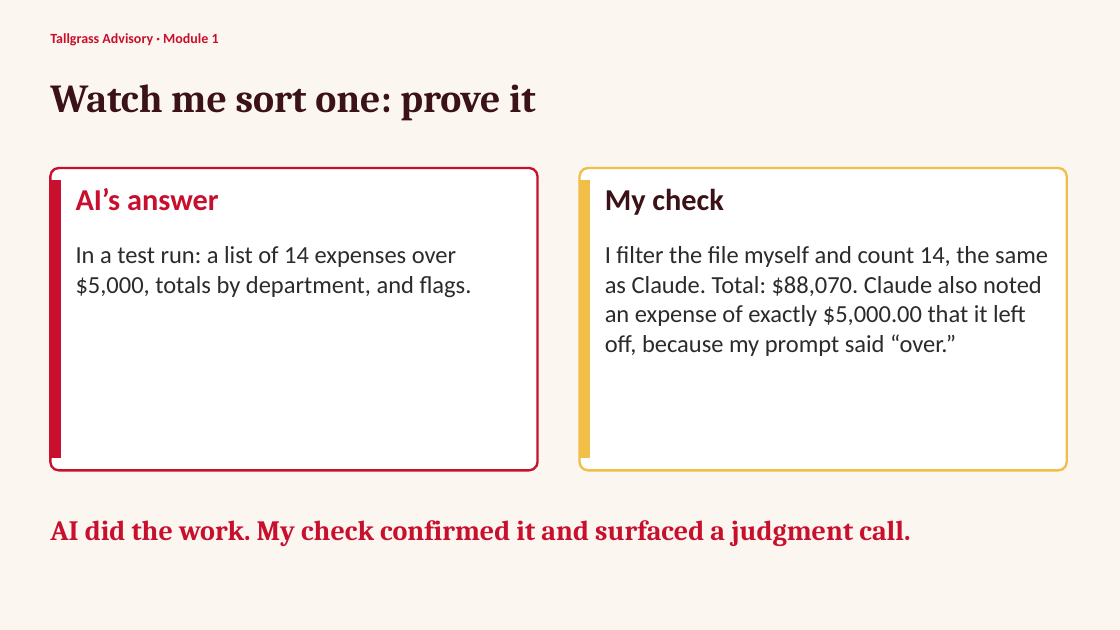
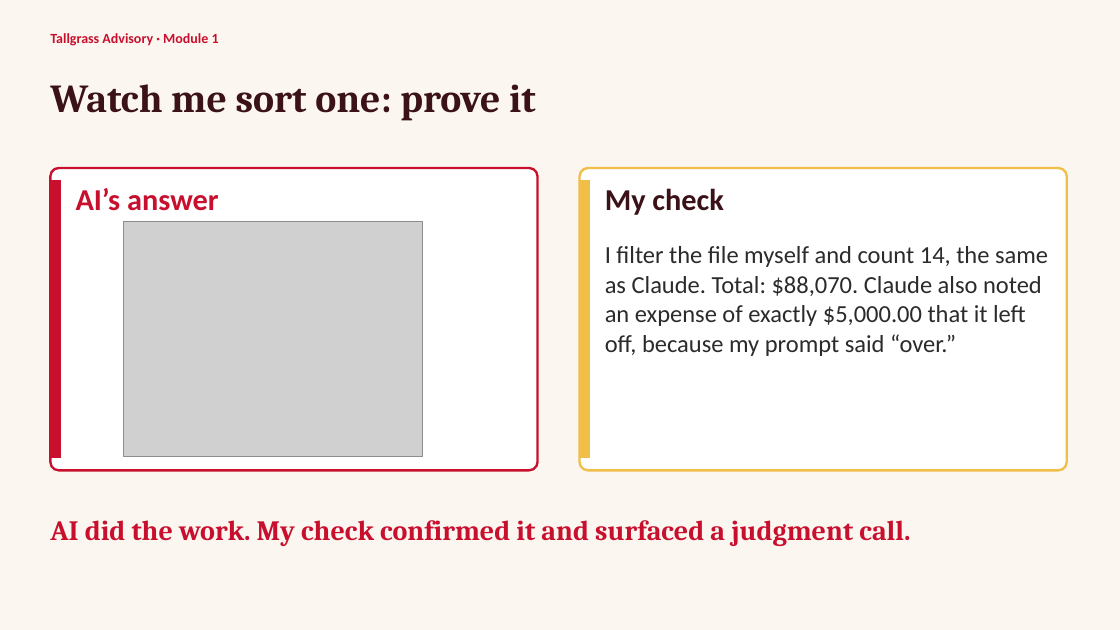
Before and after one commit to bradtrinkle/acct4420-course, a slide deck: slide 8 of downloads/module-1-slides.pptx. Drawn at 1120x630 pixels with LibreOffice and Linux fonts; fonts in the diff are those of the drawing; grey boxes stand for pictures. Boxes give left, top, right and bottom in pixels: in the first picture for what was removed or moved away, otherwise in the second. Text is boxed around its words. In the diff, an @@ line names an element or a change of style, - is before the commit and + after.

```diff
--- a/downloads/module-1-slides.pptx
+++ b/downloads/module-1-slides.pptx
@@ picture added at <box>124,222,423,456</box> @@
@@ text removed at <box>76,246,472,298</box> @@
-In a test run: a list of 14 expenses over $5,000, totals by department, and flags.
```
Also in this commit, not shown: 1 other slide changed.
